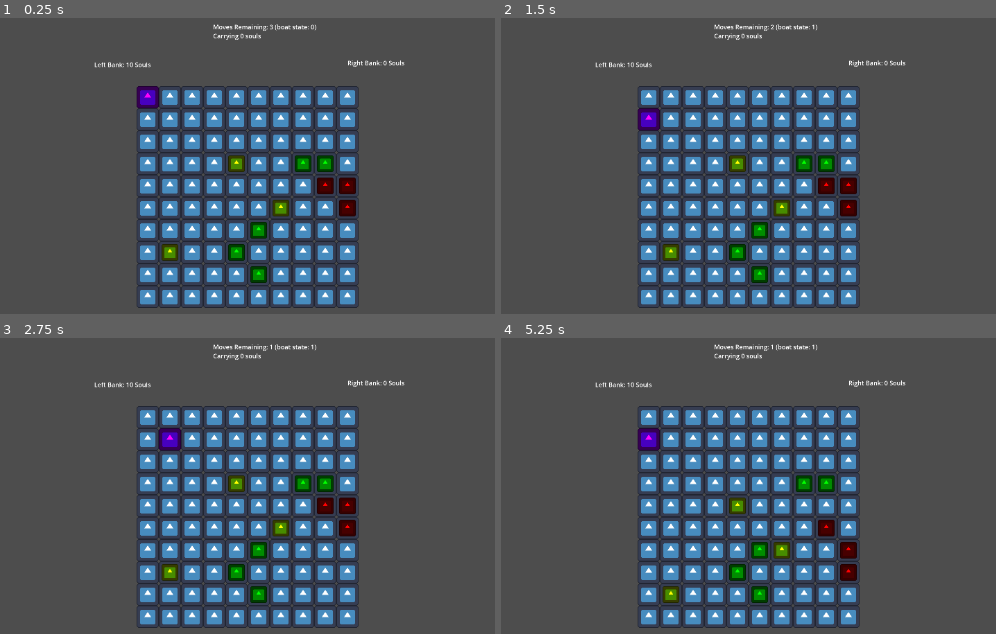
Above: before the commit, frames 1-4 (two rows, left to right).
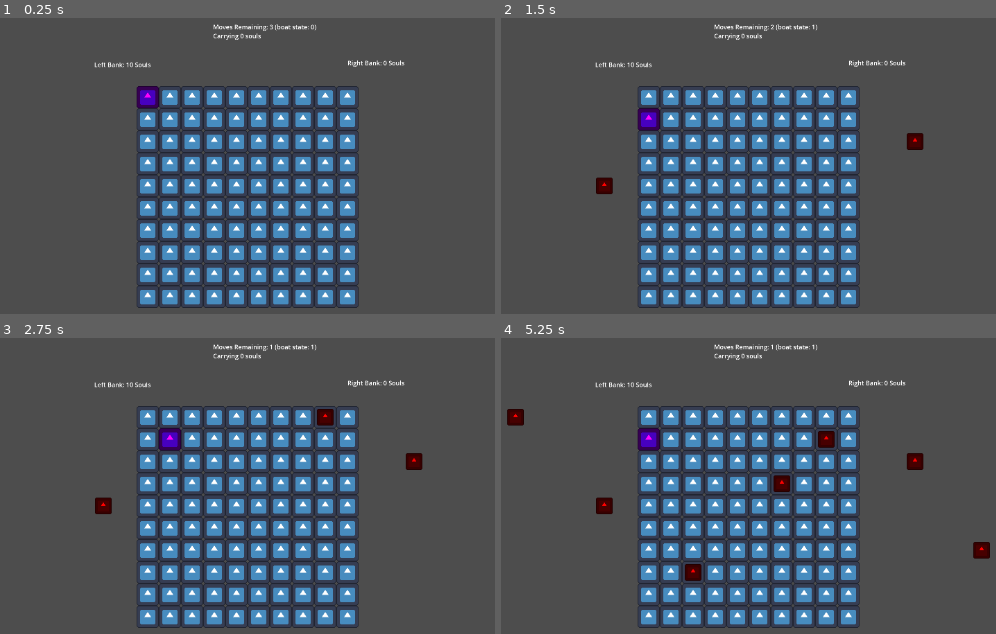
Above: after the commit, the same moments.

Repository: tmrupp/LD53
Game: Godot game, scene res://main.tscn
Same seed, same stepped clock (60 frames per second), same inputs: the game is played once before the commit and once after it. The engine's default icon, where the game draws it, is replaced by a stand-in: a white triangle on a blue panel in a dark square.
Inputs (mouse positions are in pixels of both pictures, inside the frame that each line leads up to):
- Up to frame 1 (0.25 s): no input
- Up to frame 2 (1.5 s): tap Enter at 0.5 s; move the mouse to (911, 145) at 0.52 s; hold Right (MoveRight) 0.53-1.28 s; hold Space (CollectSouls) 0.53-1.28 s; click (911, 145) at 0.67 s; move the mouse to (575, 189) at 1.27 s; hold Down (MoveDown) from 1.28 s (still down); tap Shift (DropSouls) at 1.35 s; click (575, 189) at 1.42 s
- Up to frame 3 (2.75 s): tap Enter at 2 s; move the mouse to (316, 388) at 2.02 s; release Down (MoveDown) at 2.03 s; hold Right (MoveRight) from 2.03 s (still down); hold Space (CollectSouls) from 2.03 s (still down); click (316, 388) at 2.17 s
- Up to frame 4 (5.25 s): move the mouse to (699, 577) at 2.77 s; release Right (MoveRight) at 2.78 s; release Space (CollectSouls) at 2.78 s; hold Up (MoveUp) 2.78-3.53 s; tap Shift (DropSouls) at 2.85, 4.35 s; click (699, 577) at 2.92 s; tap Enter at 3.5 s; move the mouse to (976, 554) at 3.52 s; hold Space (CollectSouls) 3.53-4.28 s; hold Left (MoveLeft) 3.53-5.03 s; click (976, 554) at 3.67 s; move the mouse to (outside the picture) at 4.27 s; click (outside the picture) at 4.42 s; move the mouse to (778, 486) at 5.02 s; hold Down (MoveDown) from 5.03 s (still down); hold Space (CollectSouls) from 5.03 s (still down); click (778, 486) at 5.17 s

The runs differ from the first frame. In frame 1, 2.1% of the frame differs, in the area x 32-72%, y 46-90%; in frame 2, 2.5%; in frame 3, 2.7%; in frame 4, 3.5%, in the area x 1-99%, y 23-90%.

Commit message:
styill need to separate

Diff:
--- a/River.gd
+++ b/River.gd
@@ -32,6 +32,10 @@
 			units.erase(pos)
 #		print("post, has=", units.has(pos))
 
+func delete_unit(unit, pos:Vector2i):
+	remove_unit(unit, pos)
+	unit.queue_free()
+
 func find_unit_pos(unit):
 	for pos in units.keys():
 		if unit in units[pos]:
@@ -89,6 +93,7 @@
 	return false
 
 # Called when the node enters the scene tree for the first time.
+var gen = false
 func _ready():
 	randomize()
 
@@ -102,10 +107,11 @@
 			add_child(s)
 			s.position = v * spacing
 
-			if randi() % 20 == 0:
-				create_unit(unit_prefab, v, true, randi() % 2 == 0)
-			elif randi() % 20 == 1:
-				create_unit(unit_prefab, v, false)
+			if (gen):
+				if randi() % 20 == 0:
+					create_unit(unit_prefab, v, true, randi() % 2 == 0)
+				elif randi() % 20 == 1:
+					create_unit(unit_prefab, v, false)
 
 var down = Vector2i(0, 1) # ???
 
@@ -128,14 +134,18 @@
 
 		if not same_flow_unit_at(unit, try_pos):
 			move_unit(unit, pos, try_pos)
+			unit.moved = true
 			return true
 	return false
 
 func flow_unit(unit, pos):
+	print("flowing unit=", unit, " @ ", pos)
 	if unit.moved or not unit.dynamic:
 		return
 
-	var new_pos = pos + down
+	var new_pos = pos
+
+	new_pos = pos + down
 	if try_flow(unit, pos, new_pos):
 		return
 
@@ -149,16 +159,50 @@
 
 #		new_pos = pos + (Vector2i(1, 0) if unit.right else Vector2i(-1, 0))
 #		new_pos.x = clamp(new_pos.x, 0, map_size.x - 1)
+	unit.moved = true
 
 
 func refresh_unit(unit):
 	unit.moved = false
 
+func to_grid_pos(pos):
+	return Vector2i((pos+Vector2.ONE*spacing/2)/spacing)
+
+func _input(event):
+	if event is InputEventMouseButton and event.is_pressed():
+		print("clicked at, ", to_grid_pos(get_global_mouse_position()), " glob=", get_global_mouse_position())
+		var pos = to_grid_pos(get_global_mouse_position())
+		if len(get_units(pos)) == 0:
+			create_unit(unit_prefab, pos, true, true)
+		else:
+			var unit = get_units(pos)[0]
+			if unit.dynamic and unit.right:
+				unit.right = false
+			elif unit.dynamic:
+				unit.dynamic = false
+			else:
+				delete_unit(unit, pos)
+
+			unit.update()
+
+func get_all_units():
+	var all_units = []
+	for pos in units.keys():
+		for unit in units[pos]:
+			all_units.append(unit)
+	return all_units
+
+
 func river_flow():
 #	print("----------------------------")
 	for pos in units.keys():
-		for unit in units[pos]:
-			flow_unit(unit, pos)
+		var units_at = []
+		units_at.append_array(units[pos])
+		for unit in units_at:
+			print("trying to flow: ", unit, " ", str(unit), " pos=", pos)
+			if unit.dynamic:
+				print(len(units[pos]))
+				flow_unit(unit, pos)
 #			print("pos=", pos)
 #			if unit.dynamic:
 #				var new_pos = pos + down
@@ -169,11 +213,16 @@
 #
 #				move_unit(unit, pos, new_pos)
 
+	for pos in units.keys():
+		for unit in units[pos]:
+			refresh_unit(unit)
+
 	# randomly add new units just above the top of the grid
-	for x in range(map_size.x):
-		var v = Vector2i(x, -1)
-		if randi() % 20 == 0:
-			create_unit(unit_prefab, v, true, randi() % 2 == 0)
+	if (gen):
+		for x in range(map_size.x):
+			var v = Vector2i(x, -1)
+			if randi() % 20 == 0:
+				create_unit(unit_prefab, v, true, randi() % 2 == 0)
 
 	# clear units that are now off the bottom of the grid
 	for x in range(map_size.x):
--- a/unit.gd
+++ b/unit.gd
@@ -8,7 +8,12 @@
 	moved = false
 	self.right = right
 	self.dynamic = dynamic
+	update()
 
+func _to_string():
+	return "right=" + str(right) + " moved=" + str(moved) + " dynamic=" + str(dynamic)
+
+func update():
 	if dynamic:
 		if right:
 			self_modulate = Color.RED
@@ -18,6 +23,7 @@
 	else:
 		self_modulate = Color.GREEN
 
+
 # Called when the node enters the scene tree for the first time.
 func _ready():
 	pass # Replace with function body.
